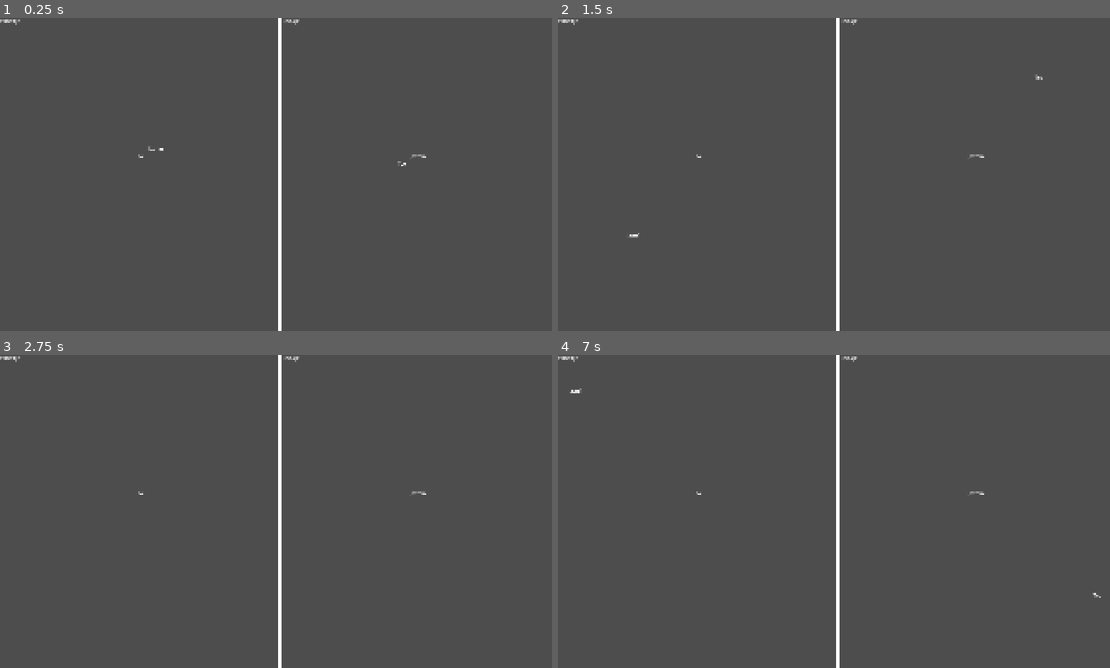
Above: before the commit, frames 1-4 (two rows, left to right).
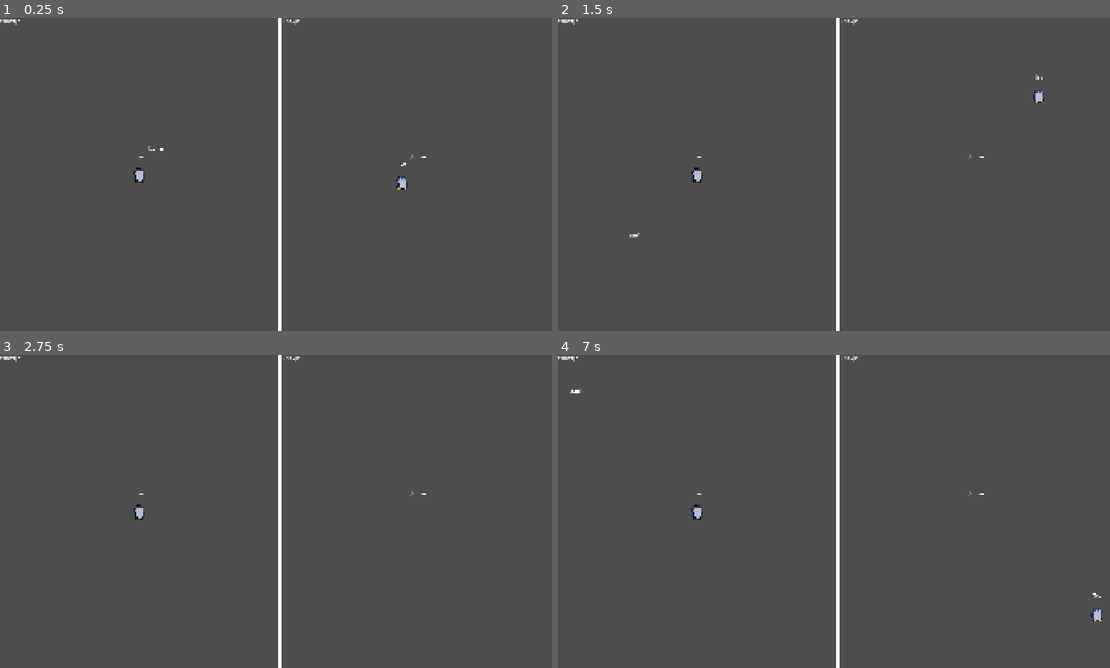
Above: after the commit, the same moments.

Repository: TeoSapo/InsanePenguins
Game: Godot game, scene res://Principal.tscn
Same seed, same stepped clock (60 frames per second), same inputs: the game is played once before the commit and once after it.
Inputs:
- Up to frame 1 (0.25 s): no input
- Up to frame 2 (1.5 s): hold D (p1RIGHT) from 0.53 s (still down); tap Left (p2LEFT) at 0.6 s; tap W (p1UP) at 0.77 s; tap Right (p2RIGHT) at 1.35 s
- Up to frame 3 (2.75 s): tap W (p1UP) at 1.52 s; release D (p1RIGHT) at 2.03 s; hold A (p1LEFT) from 2.03 s (still down); tap Up (p2UP) at 2.1 s
- Up to frame 4 (7 s): tap Enter at 2.75, 5, 6.5 s; release A (p1LEFT) at 2.78 s; hold D (p1RIGHT) 2.78-4.28 s; tap Left (p2LEFT) at 2.85, 5.1 s; tap W (p1UP) at 3.02, 3.77, 4.52, 6.02, 6.77 s; tap Right (p2RIGHT) at 3.6, 5.85 s; tap Space at 4.25, 5.75 s; hold A (p1LEFT) 4.28-5.03 s; tap Up (p2UP) at 4.35, 6.6 s; hold D (p1RIGHT) 5.03-5.78 s; hold A (p1LEFT) from 5.78 s (still down)

The runs differ from the first frame. In frame 1, 0.2% of the frame differs, in the area x 0-78%, y 0-55%; in frame 2, 0.2%; in frame 3, 0.1%; in frame 4, 0.2%.

Commit message:
Spritesheet pinguinito 1
No entiendo por qué se ve como "de mala calidad". Está escalado pero se veía raro desde que lo puse

Diff:
--- a/Principal.tscn
+++ b/Principal.tscn
@@ -2,6 +2,57 @@
 
 [ext_resource type="Script" uid="uid://p01d0v16yepg" path="res://principal.gd" id="1_7ul0n"]
 [ext_resource type="PackedScene" uid="uid://bsu2on7jwpvxa" path="res://Player.tscn" id="2_4to2k"]
+[ext_resource type="Texture2D" uid="uid://d4d8br1t6euxv" path="res://Assets/spritesheet pinguino.png" id="3_a35id"]
+
+[sub_resource type="AtlasTexture" id="AtlasTexture_5hs68"]
+atlas = ExtResource("3_a35id")
+region = Rect2(0, 0, 32, 32)
+
+[sub_resource type="AtlasTexture" id="AtlasTexture_aaorx"]
+atlas = ExtResource("3_a35id")
+region = Rect2(32, 0, 32, 32)
+
+[sub_resource type="AtlasTexture" id="AtlasTexture_5eh06"]
+atlas = ExtResource("3_a35id")
+region = Rect2(64, 0, 32, 32)
+
+[sub_resource type="AtlasTexture" id="AtlasTexture_ohavl"]
+atlas = ExtResource("3_a35id")
+region = Rect2(0, 32, 32, 32)
+
+[sub_resource type="AtlasTexture" id="AtlasTexture_nbow7"]
+atlas = ExtResource("3_a35id")
+region = Rect2(32, 32, 32, 32)
+
+[sub_resource type="AtlasTexture" id="AtlasTexture_reqdc"]
+atlas = ExtResource("3_a35id")
+region = Rect2(64, 32, 32, 32)
+
+[sub_resource type="SpriteFrames" id="SpriteFrames_7hudg"]
+animations = [{
+"frames": [{
+"duration": 1.0,
+"texture": SubResource("AtlasTexture_5hs68")
+}, {
+"duration": 1.0,
+"texture": SubResource("AtlasTexture_aaorx")
+}, {
+"duration": 1.0,
+"texture": SubResource("AtlasTexture_5eh06")
+}, {
+"duration": 1.0,
+"texture": SubResource("AtlasTexture_ohavl")
+}, {
+"duration": 1.0,
+"texture": SubResource("AtlasTexture_nbow7")
+}, {
+"duration": 1.0,
+"texture": SubResource("AtlasTexture_reqdc")
+}],
+"loop": 1,
+"name": &"Pinguino_1Caminando",
+"speed": 7.0
+}]
 
 [sub_resource type="RectangleShape2D" id="RectangleShape2D_0m38t"]
 
@@ -31,6 +82,12 @@
 
 [node name="Camera2D" type="Camera2D" parent="HBoxContainer/VentanaP1/SubViewport/Player1" unique_id=1234909652]
 
+[node name="AnimatedSprite2D" type="AnimatedSprite2D" parent="HBoxContainer/VentanaP1/SubViewport/Player1" unique_id=891115891]
+scale = Vector2(1.78, 1.78)
+sprite_frames = SubResource("SpriteFrames_7hudg")
+animation = &"Pinguino_1Caminando"
+frame_progress = 0.12676342
+
 [node name="StaticBody2D" type="StaticBody2D" parent="HBoxContainer/VentanaP1/SubViewport" unique_id=1358571780]
 position = Vector2(447.00003, 703)
 scale = Vector2(72.86409, 1.7021658)
--- a/project.godot
+++ b/project.godot
@@ -86,6 +86,7 @@
 
 [rendering]
 
+textures/canvas_textures/default_texture_filter=0
 rendering_device/driver.windows="d3d12"
 renderer/rendering_method="gl_compatibility"
 renderer/rendering_method.mobile="gl_compatibility"
Binary file added: Assets/spritesheet pinguino.png
Not shown, added: Assets/spritesheet pinguino.png.import
